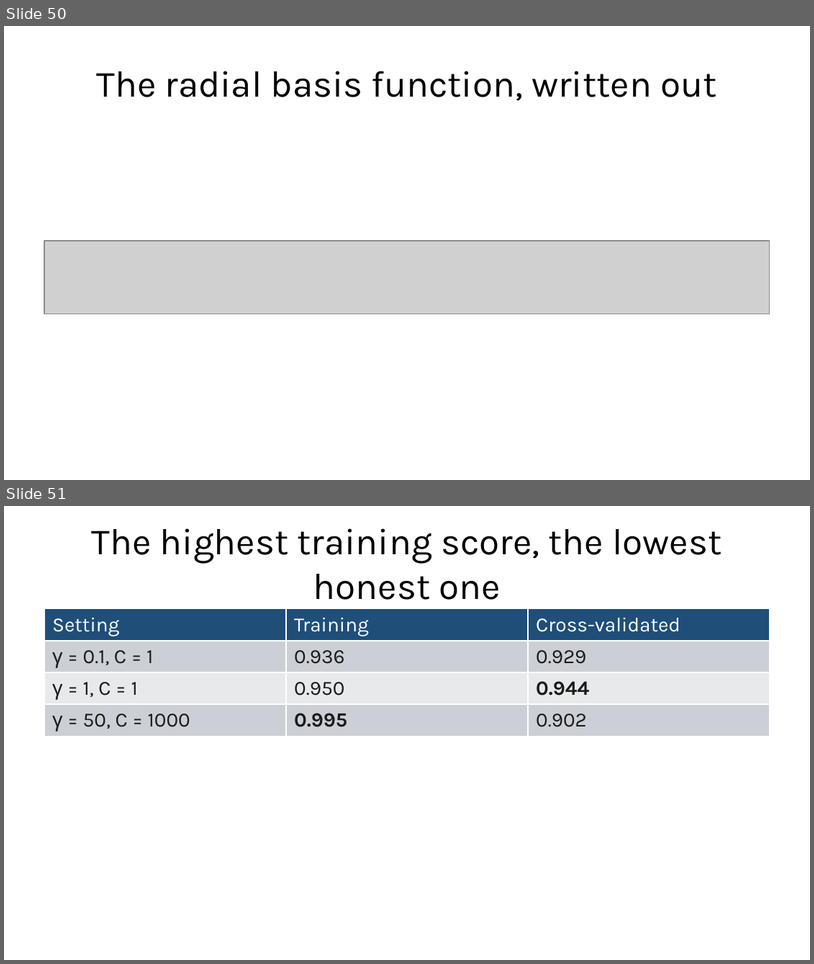
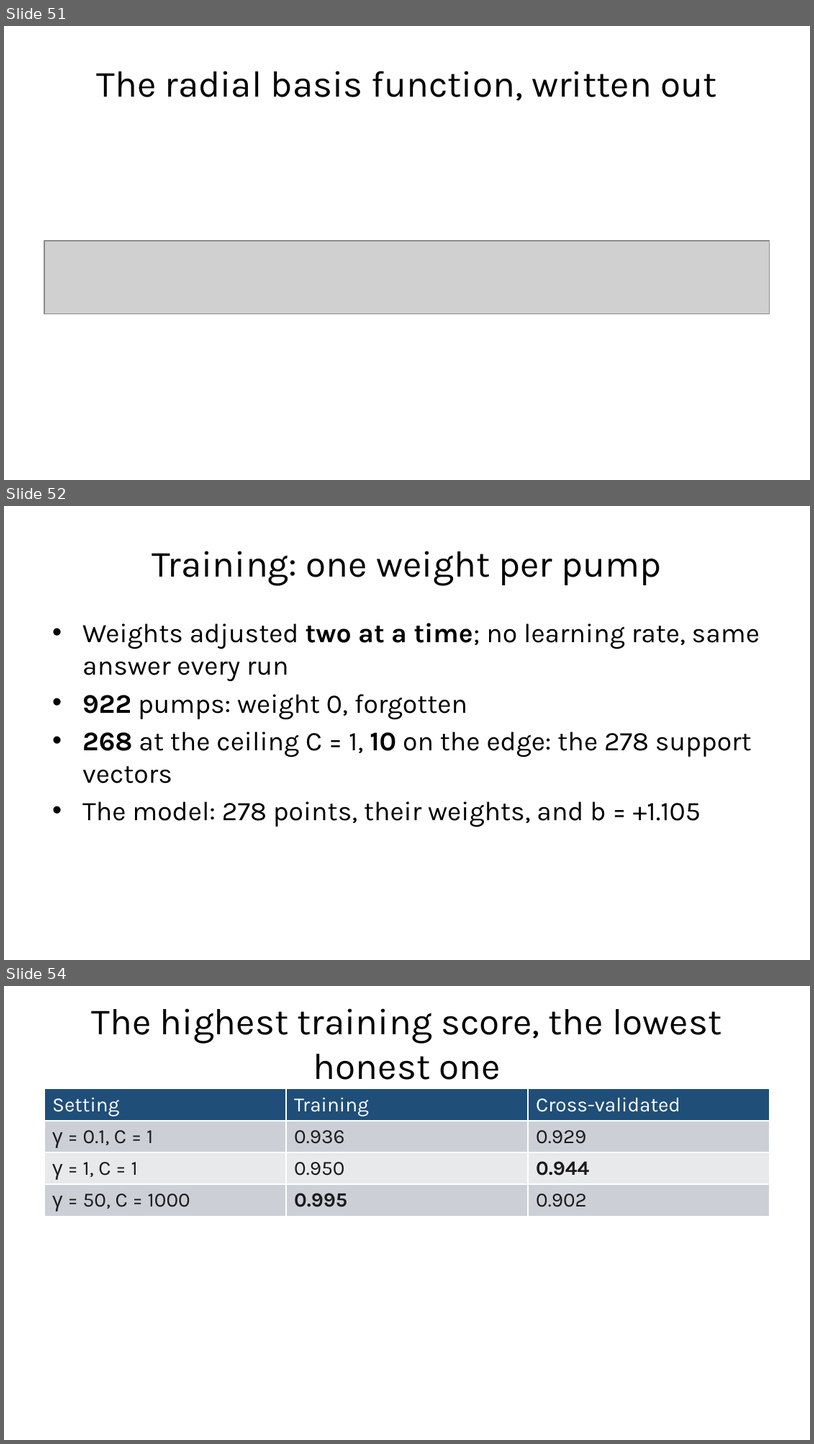
Before and after one commit to fabioantonini/technologies-for-artificial-intelligence, a slide deck: Lessons/06_knn_naive_bayes_svm/Slides/knn_naive_bayes_svm_slides.pptx. Shown one above the other, each under a label of ours: slides 50 and 51 before the commit, slides 51, 52 and 54 after it; the slides between them are not shown. The pictures are 814x964 and 814x1444 pixels, drawn with LibreOffice and Linux fonts; fonts in the diff are those of the drawing; grey boxes stand for pictures; background and template pictures are left out. Boxes give left, top, right and bottom in pixels: in the first picture for what was removed or moved away, otherwise in the second. Text is boxed around its words. In the diff, an @@ line names an element or a change of style, - is before the commit and + after.

```diff
--- a/Lessons/06_knn_naive_bayes_svm/Slides/knn_naive_bayes_svm_slides.pptx
+++ b/Lessons/06_knn_naive_bayes_svm/Slides/knn_naive_bayes_svm_slides.pptx
@@ slide 52 added at [4, 506, 810, 960], background #FFFFFF @@
@@ title added at [152, 551, 661, 585], 33 pt, text #1A1A1A @@
+Training: one weight per pump
@@ text added at [82, 623, 760, 827], 24 pt, text #1A1A1A @@
+• Weights adjusted two at a time; no learning rate, same answer every run
+• 922 pumps: weight 0, forgotten
+• 268 at the ceiling C = 1, 10 on the edge: the 278 support vectors
+• The model: 278 points, their weights, and b = +1.105
@@ what was slide 50 is now slide 51 @@
@@ what was slide 51 is now slide 54 @@
```
Also in this commit, not shown: 1 slide changed, 2 other slides added, 8 other files.
